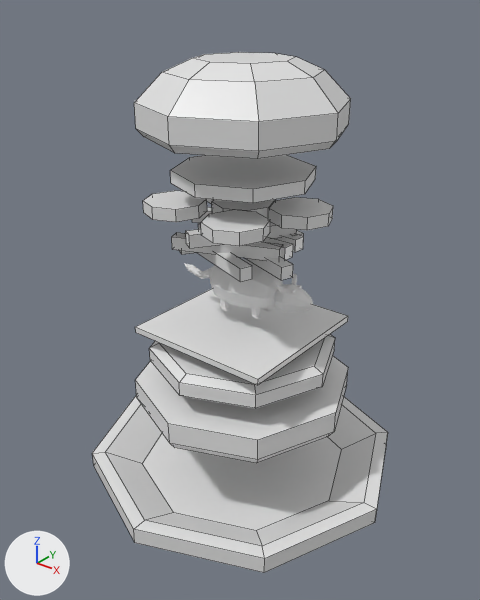
What one commit did to the Blender file Assets/Models/Food/FoodSet.blend.
Rendered twice from a camera (50 mm lens) standing at (1.586, -1.993, 2.122) and looking at (0.019, -0.036, 0.908). Arrows for +X, +Y and +Z are at lower left; the lights stay in place. Mesh edges are drawn as thin lines on the coarser meshes.

In view in the first picture: 'Cheese', 'Cylinder', 'Fries', 'LowerBun', 'Meat', 'Plate', 'Ratao', 'Tomato', 'What'.
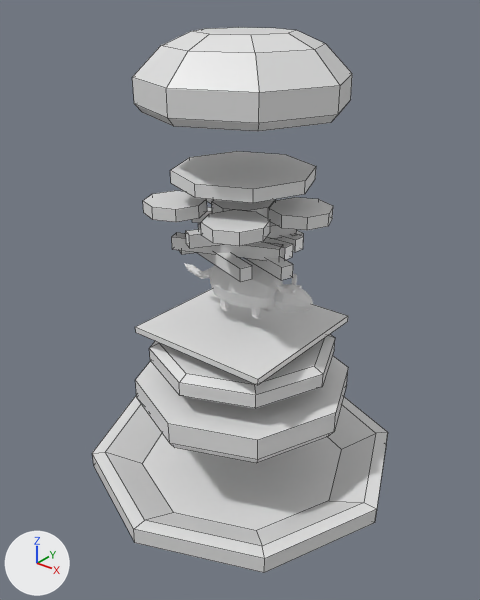
Edits to the bpy script that builds the scene:
```text
Change me_cylinder_007:
    where me_cylinder_007.from_pydata(...)  # 40 vertices, 34 faces; spans x -0.403..0.403, y -0.403..0.403, z -0.132..0.143
    used by ob_cylinder; location = (0.012, -0.002, 1.72)
    me_cylinder_007 part 1: the whole mesh is moved by (0.0, 0.0, 0.089)
```

Pixel boxes (x1, y1, x2, y2) of what changed, in the pictures (480 x 600 px):
'Cylinder', mesh moved
    before: (134, 52, 351, 159)
    after: (132, 27, 352, 131)
